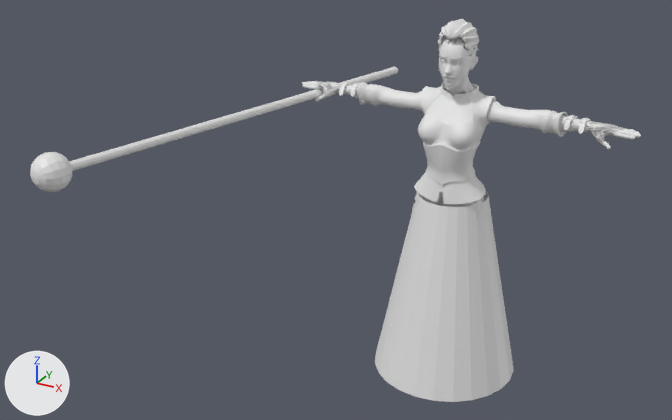
The glTF model unity/Tools~/models/heroes_hd/SB_Hero_ember_HD.glb as it was, and as the next commit left it.
Before and after are seen from a 50 mm camera at (1.5, -3.85, 2.71) aimed at (-0.35, -0.48, 1.03). Every picture has the same lights, and +X, +Y and +Z are marked at lower left. The picture after the commit comes second. Vertices at exactly the same position are counted once.

In view in the first picture: 'SB_Hero_ember'.
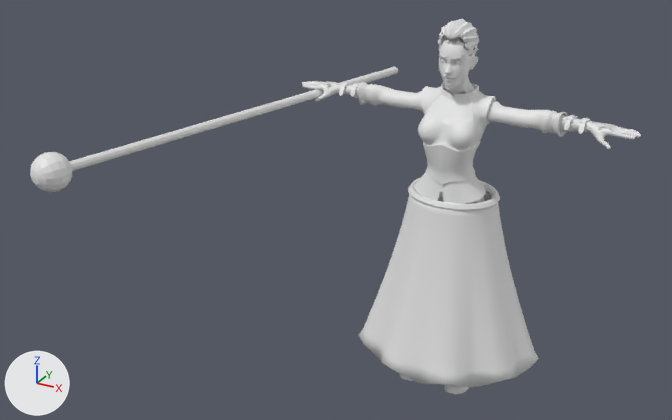
What changed in the scene script:
```text
Change me_face:
    used by ob_sb_hero_ember; location = (0.0, 0.0, 0.0)
    remove me_face.from_pydata(...)  # 11542 vertices, 21977 faces; spans x -1.2..0.83, y -1.48..0.58, z -0.01..1.83
    add me_face.from_pydata(...)  # 12390 vertices, 23343 faces; spans x -1.2..0.83, y -1.48..0.58, z -0.01..1.83
    me_face part 1: the loose piece of 48 vertices spanning x -0.36..0.36, y -0.31..0.41, z 0.04..0.99 is rebuilt with 1200 vertices and now spans x -0.47..0.48, y -0.32..0.45, z 0.11..1.0
    me_face part 2: a new loose piece of 240 vertices spanning x -0.22..0.22, y -0.13..0.24, z 0.96..1.0
    me_face part 3: 55 vertices moved within x -0.83..-0.6, y -0.02..0.09, z 1.35..1.43; 98 vertices removed from x -0.83..-0.59, y -0.01..0.1, z 1.36..1.43
    me_face part 4: 54 vertices moved within x 0.65..0.83, y -0.02..0.09, z 1.36..1.43; 87 vertices removed from x 0.59..0.83, y -0.01..0.1, z 1.39..1.43
    other edits to the shape of me_face do not show in these pictures
```

Location of each change, (x1, y1, x2, y2) in pixels of the pictures (672 x 420 px):
'SB_Hero_ember', reshaped: before (30, 19, 641, 402); after (30, 19, 641, 394)
part 1 of me_face, rebuilt (30% wider): before (375, 189, 514, 402); after (358, 178, 539, 387)
part 2 of me_face, added: after (408, 181, 500, 211)
part 3 of me_face, reshaped: before (307, 81, 341, 100); after (306, 81, 323, 102)
part 4 of me_face, reshaped: before (587, 125, 641, 149); after (598, 127, 633, 149)
